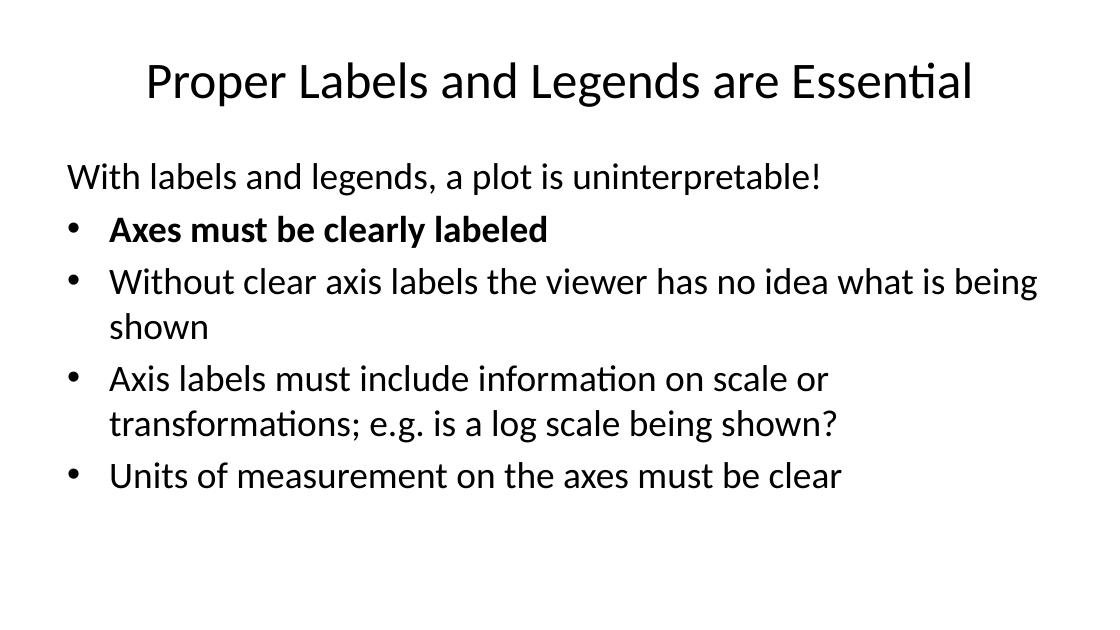
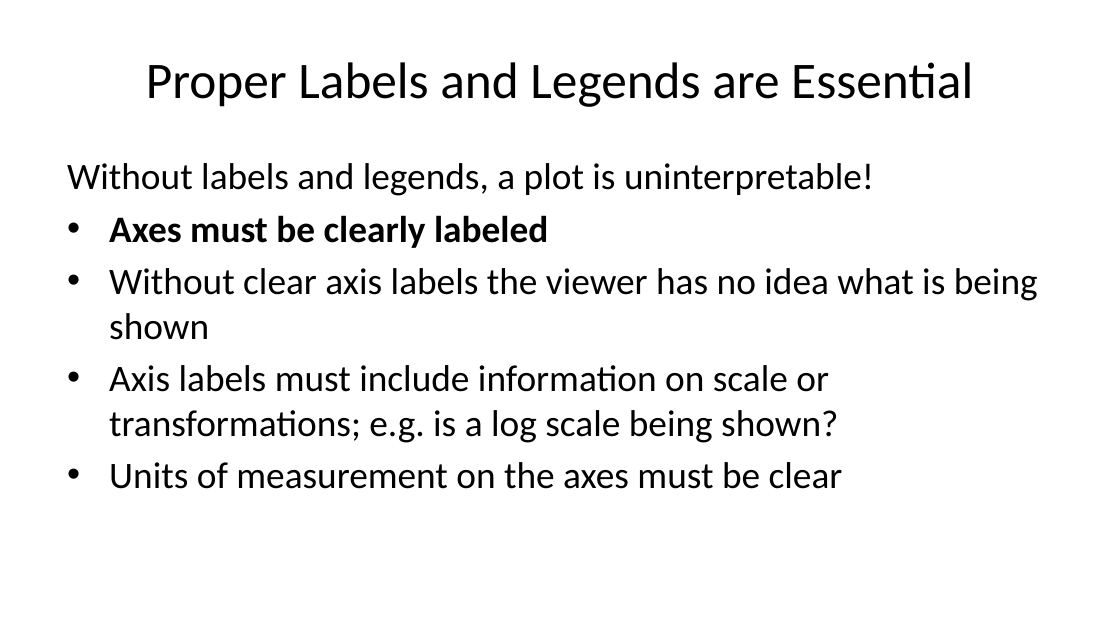
Before and after one commit to StephenElston/CSCI-E-83, a slide deck: slide 43 of LectureSlides/01_PreceptionForScientificVisualization.pptx. Drawn at 1120x630 pixels with LibreOffice and Linux fonts; fonts in the diff are those of the drawing. Boxes give left, top, right and bottom in pixels: in the first picture for what was removed or moved away, otherwise in the second. Text is boxed around its words. In the diff, an @@ line names an element or a change of style, - is before the commit and + after.

Commit message:
Corrected typos from lecture

```diff
--- a/LectureSlides/01_PreceptionForScientificVisualization.pptx
+++ b/LectureSlides/01_PreceptionForScientificVisualization.pptx
@@ text at [67,163,874,196]: text changed @@
-With labels and legends, a plot is uninterpretable!
+Without labels and legends, a plot is uninterpretable!
```
Also in this commit, not shown: 4 other slides changed.
